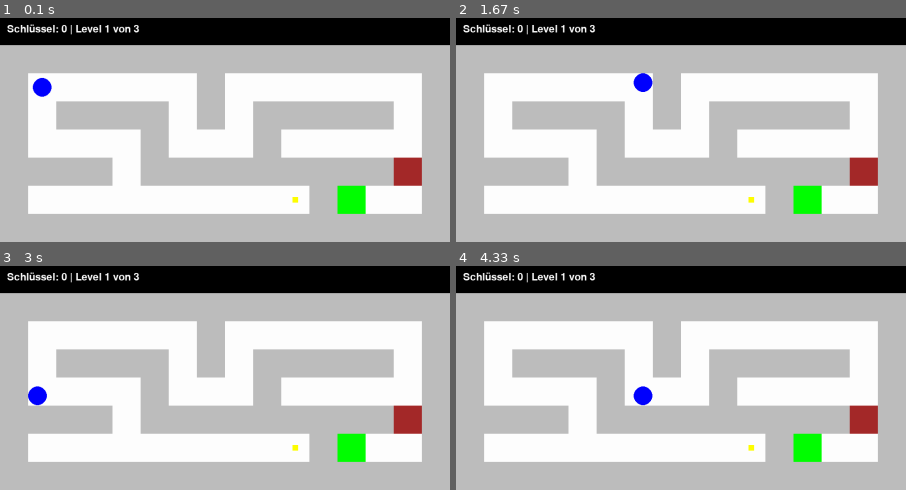
Above: before the commit, frames 1-4 (two rows, left to right).
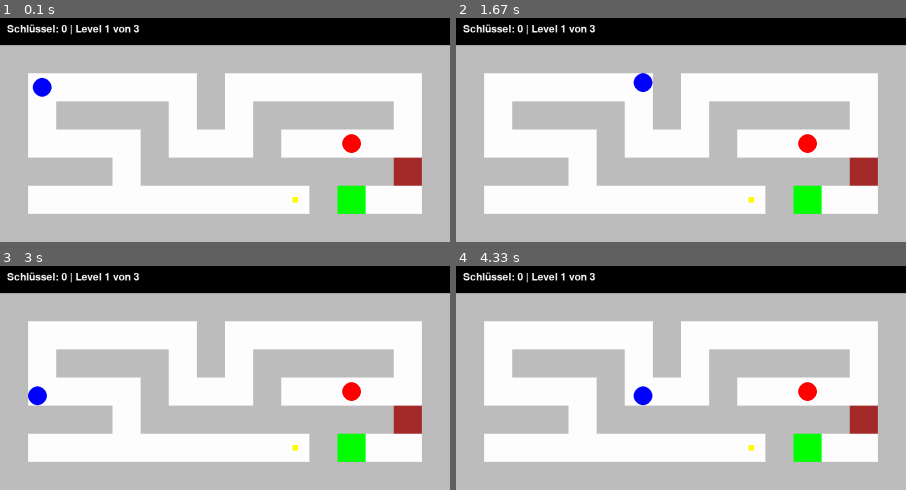
Above: after the commit, the same moments.

Repository: binaerverkehr/pygamece-tutorial
Game: pygame game, started from game.py
The game is run twice, just before and just after one commit, with the same random seed, the same clock (stepped at 60 frames per second) and the same inputs.
Inputs:
- Up to frame 1 (0.1 s): no input
- Up to frame 2 (1.67 s): hold D 0.33-0.8 s; hold W 0.83-1.13 s; hold D 1.17-1.63 s
- Up to frame 3 (3 s): hold A 1.67-2.2 s; hold S 2.23-2.53 s
- Up to frame 4 (4.33 s): hold W 3-3.37 s; hold D 3.4-4.03 s; hold S from 4.07 s (still down)

The runs differ from the first frame. In frame 1, 0.3% of the frame differs, in the area x 76-81%, y 51-61%; in frame 2, 0.3%; in frame 3, 0.3%; in frame 4, 0.3%.

Commit message:
Level mit Gegner

Diff:
--- a/level.py
+++ b/level.py
@@ -1,6 +1,7 @@
 import pygame
 
-from constants import TILE_SIZE
+from constants import ENEMY_RADIUS, TILE_SIZE
+from enemy import Enemy
 
 
 class Level:
@@ -9,6 +10,7 @@
         self.walls = []
         self.keys = []
         self.doors = []
+        self.enemies = []
         self.goal = None
         self.player_start_x = 0
         self.player_start_y = 0
@@ -32,6 +34,11 @@
                 elif char == "D":
                     door_rect = pygame.Rect(x, y, TILE_SIZE, TILE_SIZE)
                     self.doors.append(door_rect)
+                elif char == "E":
+                    enemy_x = x + TILE_SIZE / 2
+                    enemy_y = y + TILE_SIZE / 2
+                    enemy_rect = Enemy(enemy_x, enemy_y, ENEMY_RADIUS, "red")
+                    self.enemies.append(enemy_rect)
 
     @property
     def cols(self):
@@ -54,6 +61,9 @@
         for key in self.keys:
             pygame.draw.rect(surface, "yellow", key)
 
+        for enemy in self.enemies:
+            enemy.render(surface)
+
 
 TEST_LEVELS = [
     Level(
@@ -61,7 +71,7 @@
             "################",
             "#P     #       #",
             "# #### # ##### #",
-            "#    #   #     #",
+            "#    #   #  E  #",
             "#### #########D#",
             "#         K#G  #",
             "################",
